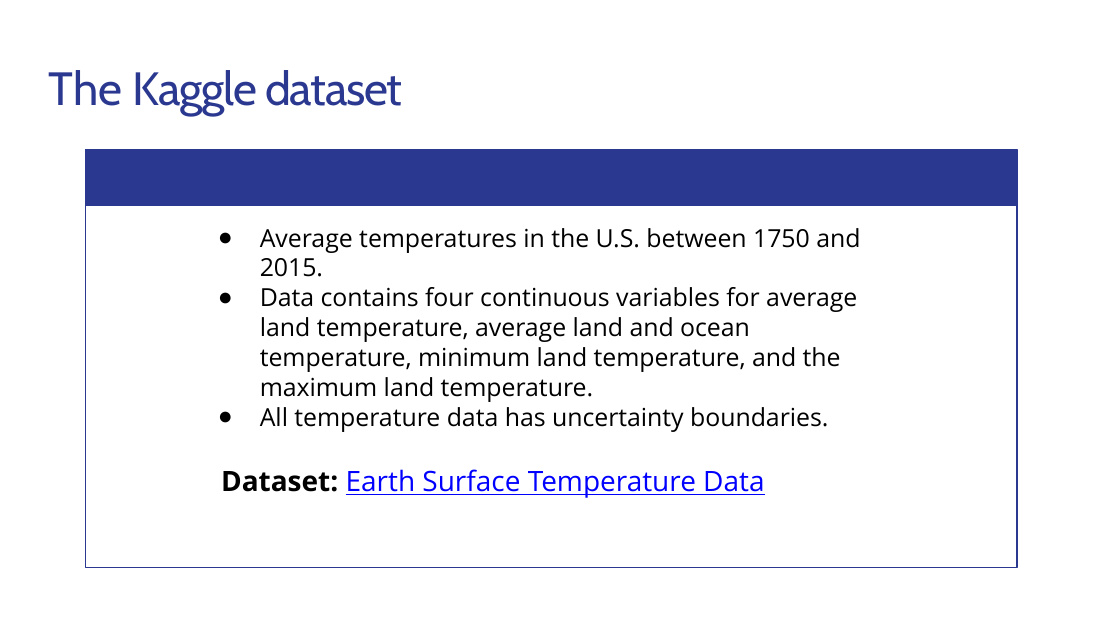
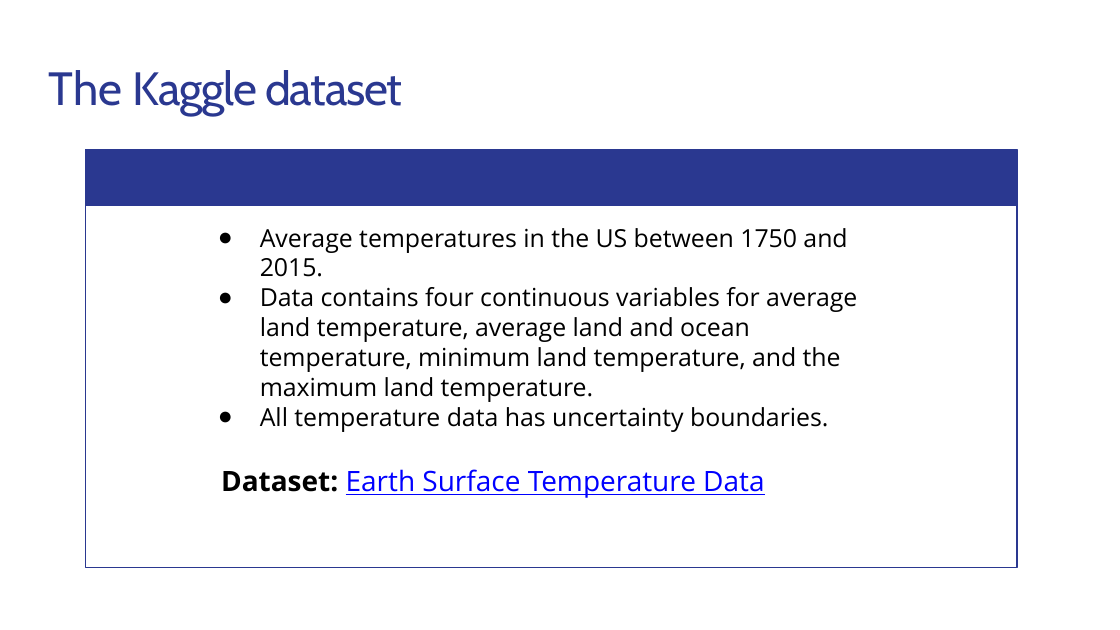
Before and after one commit to matthewshawnkehoe/Data-Science-Projects, a slide deck: slide 3 of Capstone Projects/Capstone_Two_Supervised_ML/Predicting_Temperature_Change.pptx. Drawn at 1120x630 pixels with LibreOffice and Linux fonts; fonts in the diff are those of the drawing. Boxes give left, top, right and bottom in pixels: in the first picture for what was removed or moved away, otherwise in the second. Text is boxed around its words. In the diff, an @@ line names an element or a change of style, - is before the commit and + after.

```diff
--- a/Capstone Projects/Capstone_Two_Supervised_ML/Predicting_Temperature_Change.pptx
+++ b/Capstone Projects/Capstone_Two_Supervised_ML/Predicting_Temperature_Change.pptx
@@ text at (260,228,847,277): text changed @@
-● Average temperatures in the U.S. between 1750 and 2015.
+● Average temperatures in the US between 1750 and 2015.
```
Also in this commit, not shown: 6 other slides changed, 2 slides added.
